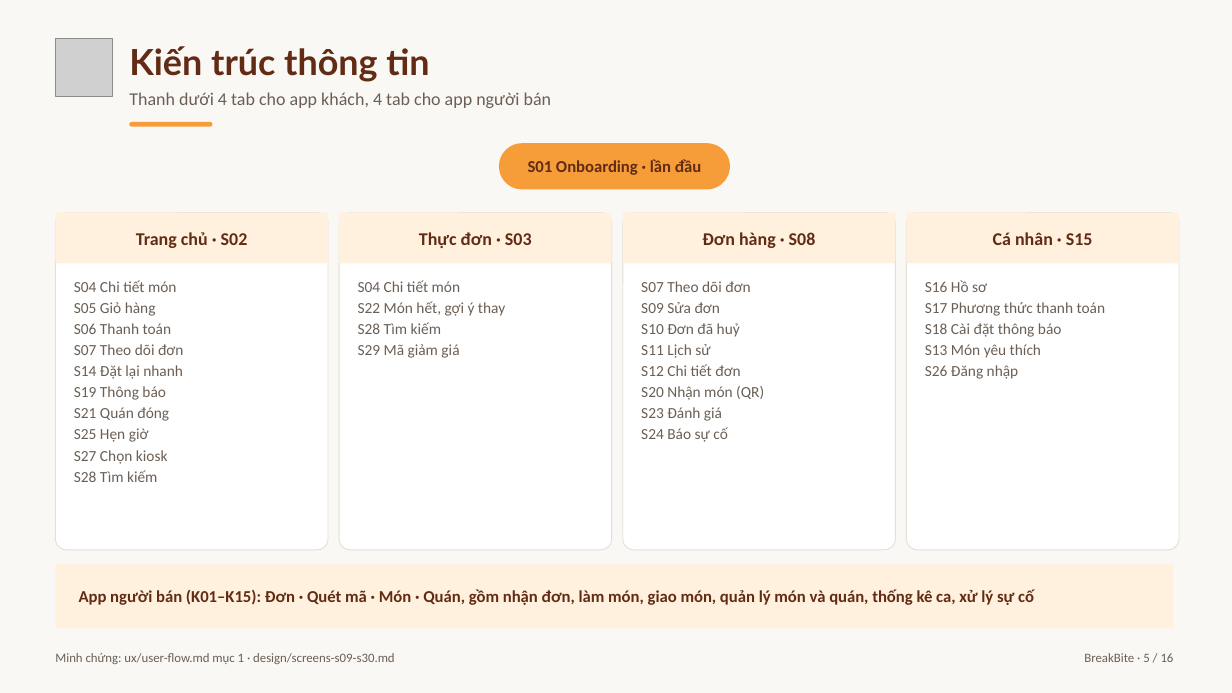
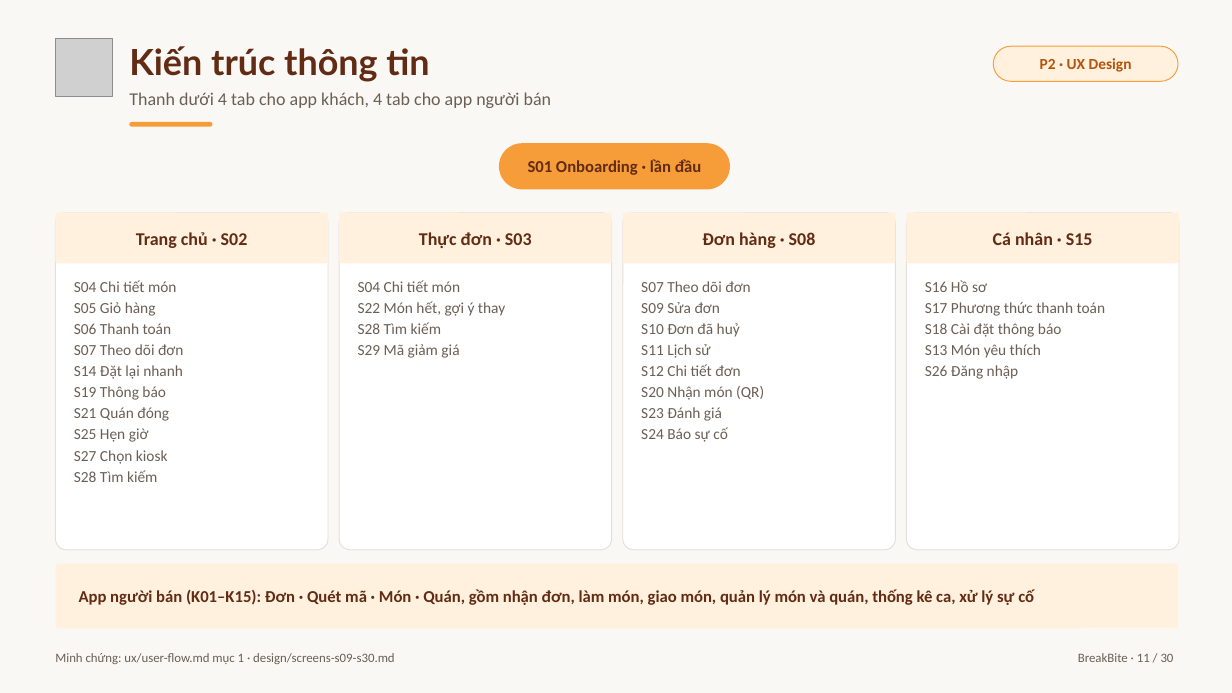
Before and after one commit to baonv0817/PRM323-Lab2-Group2, a slide deck: slide 11 of slides/BreakBite_Lab2_Presentation.pptx (slide 5 before the commit). Drawn at 1232x693 pixels with LibreOffice and Linux fonts; fonts in the diff are those of the drawing; grey boxes stand for pictures. Boxes give left, top, right and bottom in pixels: in the first picture for what was removed or moved away, otherwise in the second. Text is boxed around its words. In the diff, an @@ line names an element or a change of style, - is before the commit and + after.

Commit message:
Rebuild slide deck in 30 slides following the P0-P5 design process; refresh concept board and scripts

```diff
--- a/slides/BreakBite_Lab2_Presentation.pptx
+++ b/slides/BreakBite_Lab2_Presentation.pptx
@@ rounded rectangle added at bbox=[994, 46, 1178, 81], fill #FFF1DE, outline #F69D39 0.75 pt @@
@@ text added at bbox=[1040, 58, 1132, 72], 12 pt, text #B45309, bold @@
+P2 · UX Design
@@ rounded rectangle: place and size @@
-rounded rectangle at bbox=[55, 564, 1174, 628]
+rounded rectangle at bbox=[55, 564, 1178, 628]
@@ text at bbox=[1078, 653, 1174, 662]: text changed @@
-BreakBite · 5 / 16
+BreakBite · 11 / 30
```
Also in this commit, not shown: 9 other slides changed, 20 slides added, 6 slides removed, 9 other files.
